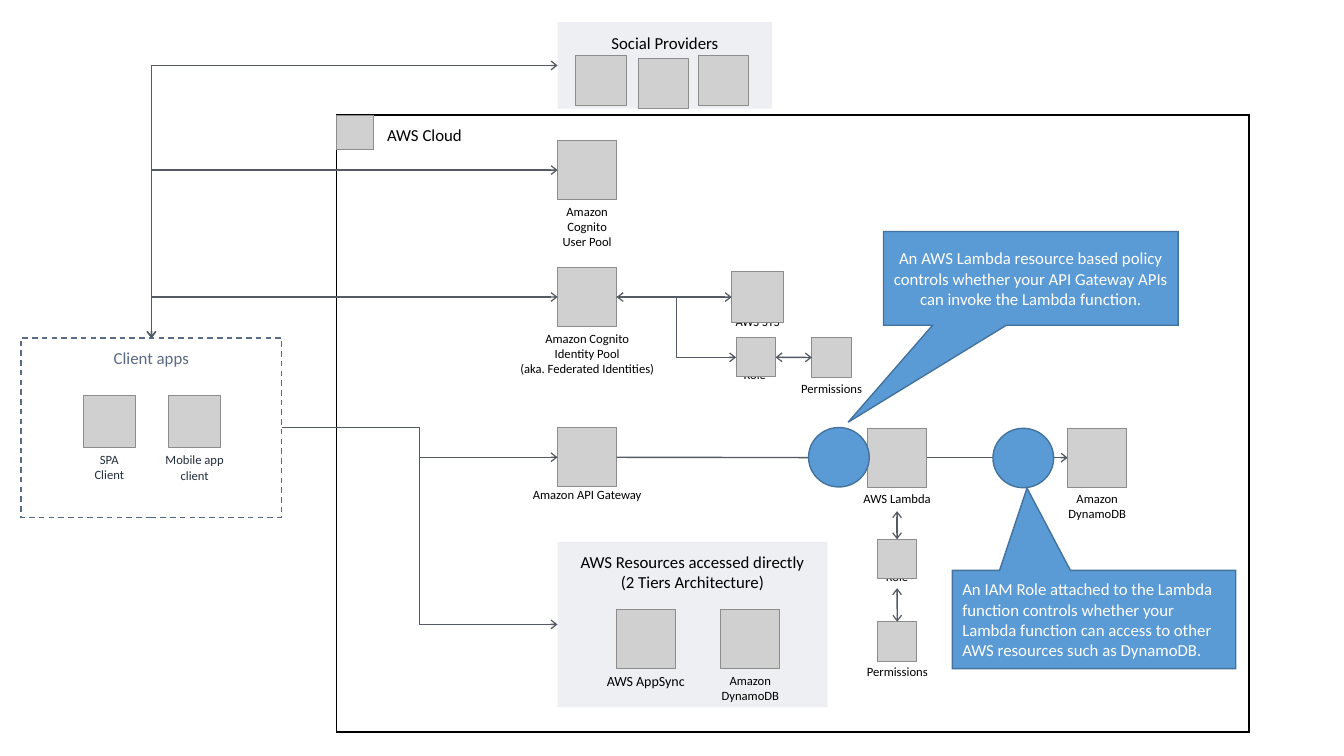
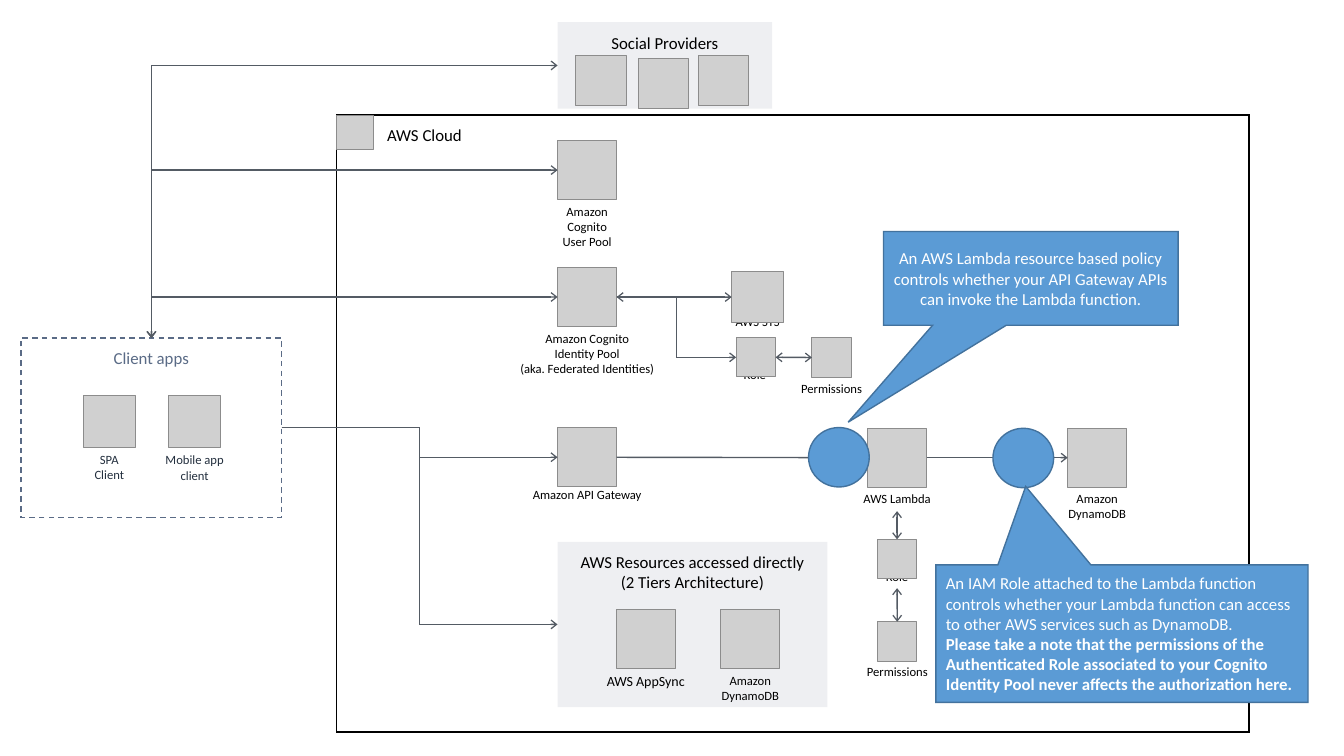
Before and after one commit to datemaki/public-docs, a slide deck: slide 3 of explain_AmplifyApiAuthZ/AmplifyApiAuthZ.pptx. Drawn at 1344x756 pixels with LibreOffice and Linux fonts; fonts in the diff are those of the drawing; grey boxes stand for pictures. Boxes give left, top, right and bottom in pixels: in the first picture for what was removed or moved away, otherwise in the second. Text is boxed around its words. In the diff, an @@ line names an element or a change of style, - is before the commit and + after.

Commit message:
revised a power point that describes how API authorization of Amplify works.

```diff
--- a/explain_AmplifyApiAuthZ/AmplifyApiAuthZ.pptx
+++ b/explain_AmplifyApiAuthZ/AmplifyApiAuthZ.pptx
@@ speech box "An IAM Role attached to ...": place and size @@
-speech box "An IAM Role attached to ..." at [953, 571, 1236, 668]
+speech box "An IAM Role attached to ..." at [936, 565, 1308, 702]
@@ speech box "An IAM Role attached to ..." at [936, 565, 1308, 702]: proportions changed @@
@@ text in speech box at [946, 577, 1292, 693]: text changed; bold on @@
-An IAM Role attached to the Lambda function controls whether your Lambda function can access to other AWS resources such as DynamoDB.
+An IAM Role attached to the Lambda function controls whether your Lambda function can access to other AWS services such as DynamoDB.
+Please take a note that the permissions of the Authenticated Role associated to your Cognito Identity Pool never affects the authorization here.
```
Also in this commit, not shown: 2 other slides changed.
